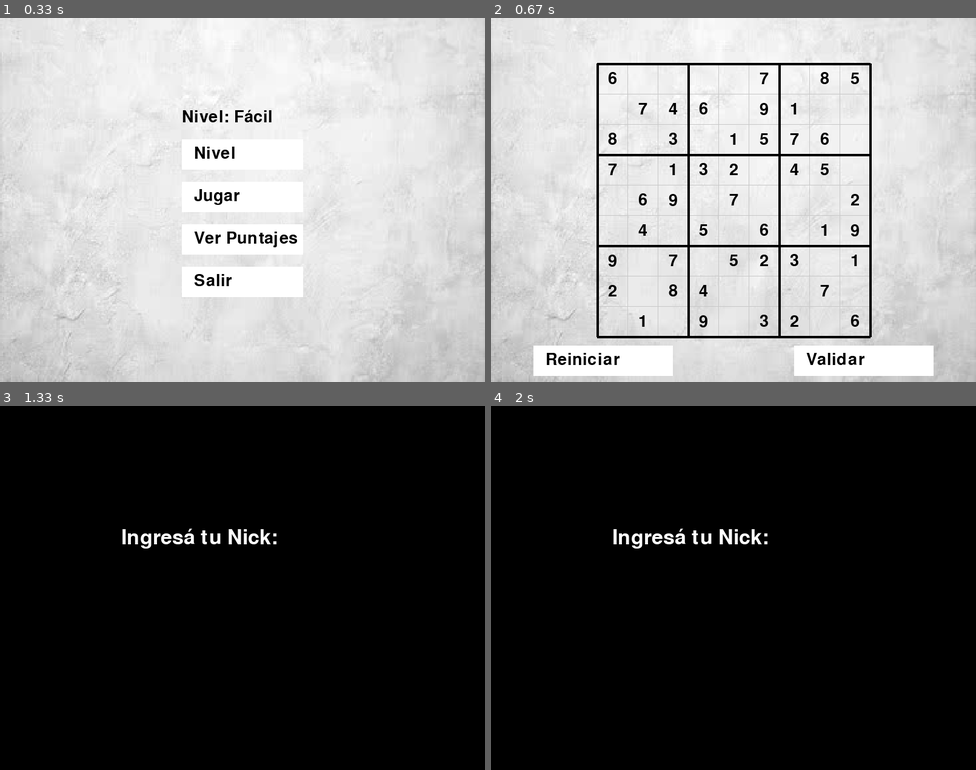
Above: before the commit, frames 1-4 (two rows, left to right).
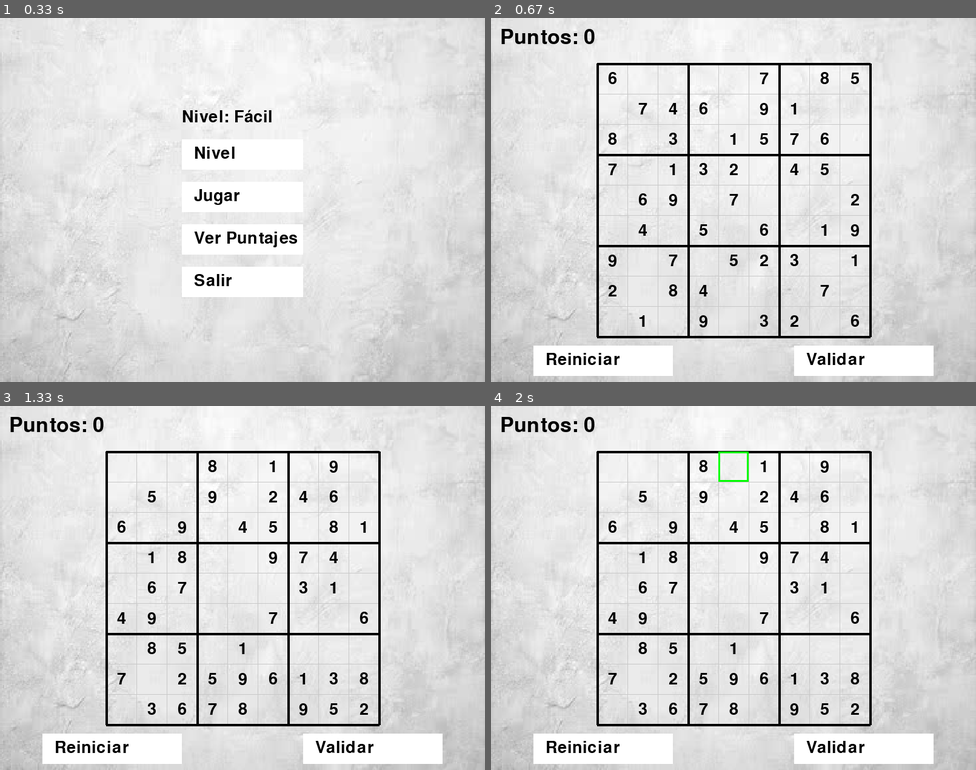
Above: after the commit, the same moments.

Repository: belugomezr/parcial-sudoku
Game: pygame game, started from main.py
Two runs of this game, one before a commit and one after it. Both use one fixed random seed, a clock stepped at 60 frames per second and the inputs below.
Inputs (mouse positions are in pixels of both pictures, inside the frame that each line leads up to):
- Up to frame 1 (0.33 s): no input
- Up to frame 2 (0.67 s): click (733, 200) at 0.38 s
- Up to frame 3 (1.33 s): click "Reiniciar" at 0.72 s; click "Validar" at 1.05 s
- Up to frame 4 (2 s): click (791, 620) at 1.38 s; click (743, 464) at 1.72 s

Frame 1 is identical in both runs. In frame 2, 0.4% of the frame differs, in the area x 2-22%, y 3-8%; in frame 3, 95%; in frame 4, 95%, in the area x 0-100%, y 0-100%.

Commit message:
actualizacion

Diff:
--- a/main.py
+++ b/main.py
@@ -1,6 +1,7 @@
 import pygame
 from matriz import *
 from inicio import mostrar_inicio
+
 
 pygame.init()
 
@@ -68,6 +69,18 @@
 # --- Crear tablero ---
 tablero_inicial = generar_tablero_facil_por_region(numeros_por_region)
 matriz = [fila.copy() for fila in tablero_inicial]
+errores_celdas = [[False]*9 for _ in range(9)]
+regiones_completadas = [[False]*3 for _ in range(3)]
+botones = {
+    "Validar": pygame.Rect(500, 540, 230, 50),
+    "Reiniciar": pygame.Rect(70, 540, 230, 50)
+}
+
+def generar_tablero_facil_por_region(pistas_por_region):
+    completo = generar_tablero_completo()
+    sudoku = crear_sudoku_con_pistas(completo, pistas_por_region)
+    return sudoku
+
 
 celda_incorrecta = False
 celda_seleccionada = None
@@ -99,6 +112,11 @@
                          (inicio_x + i * tamaño_celdas, inicio_y + tamaño_celdas*9), 4)
 
 
+def dibujar_puntaje(pantalla, puntaje):
+    fuente = pygame.font.Font(None, 50)
+    texto = fuente.render(f"Puntos: {puntaje}", True, (0, 0, 0))
+    pantalla.blit(texto, (15, 15))  # posición (x, y)
+
 def dibujar_numeros(pantalla, matriz):
     fuente = pygame.font.Font(None, 40)
     tamaño_celdas = 50
@@ -109,17 +127,29 @@
         for col in range(9):
             numero = matriz[fila][col]
             if numero != 0:
-                color = (0,0,0) if tablero_inicial[fila][col] != 0 else (0,0,255)
+                if errores_celdas[fila][col]:
+                    color = (255, 0, 0)       # rojo → número mal ingresado
+                elif tablero_inicial[fila][col] != 0:
+                    color = (0, 0, 0)         # negro → número fijo
+                else:
+                    color = (0, 0, 255)       # azul → número ingresado por el usuario
                 texto = fuente.render(str(numero), True, color)
                 x = inicio_x + col * tamaño_celdas + tamaño_celdas//2 - texto.get_width()//2
                 y = inicio_y + fila * tamaño_celdas + tamaño_celdas//2 - texto.get_height()//2
                 pantalla.blit(texto, (x, y))
 
 
-def dibujar_seleccion(pantalla, celda, celda_incorrecta=False):
+def dibujar_seleccion(pantalla, celda):
     if celda:
         fila, col = celda
-        color = (255,0,0) if celda_incorrecta else (0,255,0)
+        # Si la celda tiene error después de VALIDAR → rojo
+        if errores_celdas[fila][col]:
+            color = (255, 0, 0)
+        else:
+            color = (0, 255, 0)
+
+
+        #color = (255,0,0) if celda_incorrecta else (0,255,0)
         pygame.draw.rect(pantalla, color, (175 + col*50, 75 + fila*50, 50, 50), 3)
 
 
@@ -143,13 +173,31 @@
 
 # --- Validación del tablero completo ------------------------
 
+#def validar_tablero_completo(matriz):
+    #errores = 0
+    #for fila in range(9):
+        #for col in range(9):
+            #num = matriz[fila][col]
+            #if num != 0 and not validar_numero(matriz, fila, col, num):
+                #errores += 1
+    #return errores
+
 def validar_tablero_completo(matriz):
+    global errores_celdas
     errores = 0
+
     for fila in range(9):
         for col in range(9):
-            num = matriz[fila][col]
-            if num != 0 and not validar_numero(matriz, fila, col, num):
-                errores += 1
+            # Solo validamos números que NO son del tablero original
+            if tablero_inicial[fila][col] == 0:
+                num = matriz[fila][col]
+
+                if num != 0 and not validar_numero(matriz, fila, col, num):
+                    errores_celdas[fila][col] = True
+                    errores += 1
+                else:
+                    errores_celdas[fila][col] = False
+
     return errores
 
 # ------------------- LOOP PRINCIPAL -------------------------
@@ -162,50 +210,58 @@
 
         elif evento.type == pygame.MOUSEBUTTONDOWN:
             mouseX, mouseY = evento.pos
-
             # Selección de celda
             if 175 <= mouseX <= 625 and 75 <= mouseY <= 525:
                 fila = (mouseY - 75) // 50
                 columna = (mouseX - 175) // 50
                 celda_seleccionada = (fila, columna)
                 celda_incorrecta = False
-
             # Botones
             botones = {
                 "Validar": pygame.Rect(500, 540, 230, 50),
                 "Reiniciar": pygame.Rect(70, 540, 230, 50)
             }
-
             # --- VALIDAR TABLERO ---
+            #if botones["Validar"].collidepoint(mouseX, mouseY):
+                #errores = validar_tablero_completo(matriz)
+                #puntaje -= errores
+                #print("Errores:", errores, "Puntaje:", puntaje)
+            # (NO BORRO NADA — SOLO MUEVO ABAJO LO QUE TENÍAS)
             if botones["Validar"].collidepoint(mouseX, mouseY):
                 errores = validar_tablero_completo(matriz)
                 puntaje -= errores
                 print("Errores:", errores, "Puntaje:", puntaje)
-
-                # PEDIR NICK
+                # Si hay errores, se muestran pero NO se sale del tablero
+                if errores > 0:
+                    continue
+                # Verificar si el sudoku está completo (sin ceros)
+                sudoku_completo = True
+                for f in range(9):
+                    for c in range(9):
+                        if matriz[f][c] == 0:
+                            sudoku_completo = False
+                # Si no está completo → no pasar al ingreso de nick
+                if not sudoku_completo:
+                    continue
+                # Si NO hay errores y el tablero está completo:
                 nick = pedir_nick(dimension_pantalla)
                 guardar_puntaje(nick, puntaje)
-
-                # VOLVER AL INICIO
+                # Volver al inicio
                 accion, nivel = mostrar_inicio()
-
                 if accion == "Salir":
                     pygame.quit()
                     quit()
-
-                # Ajustar dificultad al volver
+                # Reajustar dificultad
                 if nivel == "Fácil":
                     numeros_por_region = 5
                 elif nivel == "Medio":
                     numeros_por_region = 3
                 else:
                     numeros_por_region = 2
-
                 tablero_inicial = generar_tablero_facil_por_region(numeros_por_region)
                 matriz = [fila.copy() for fila in tablero_inicial]
                 puntaje = 0
                 celda_seleccionada = None
-
             # --- REINICIAR TABLERO ---
             if botones["Reiniciar"].collidepoint(mouseX, mouseY):
                 tablero_inicial = generar_tablero_facil_por_region(numeros_por_region)
@@ -219,19 +275,38 @@
                 if evento.key in (pygame.K_BACKSPACE, pygame.K_DELETE):
                     matriz[fila][col] = 0
                     celda_incorrecta = False
+                #elif evento.unicode in "123456789":
+                    #numero = int(evento.unicode)
+                    #matriz[fila][col] = numero
+                    #if validar_numero(matriz, fila, col, numero):
+                        #celda_incorrecta = False
+                        #puntaje = actualizar_puntaje(puntaje, matriz, fila, col, numero, celda_incorrecta)
+                    #else:
+                        #celda_incorrecta = True
                 elif evento.unicode in "123456789":
                     numero = int(evento.unicode)
                     matriz[fila][col] = numero
+                    errores_celdas[fila][col] = False
+                    # Validación inmediata
                     if validar_numero(matriz, fila, col, numero):
                         celda_incorrecta = False
                         puntaje = actualizar_puntaje(puntaje, matriz, fila, col, numero, celda_incorrecta)
+
+                        # SUMAR 9 PUNTOS SI LA REGIÓN SE COMPLETA
+                        puntaje = actualizar_puntaje_regiones(matriz, regiones_completadas, puntaje)
+
                     else:
                         celda_incorrecta = True
+                        #matriz[fila][col] = numero
+                        puntaje = actualizar_puntaje(puntaje, matriz, fila, col, numero, celda_incorrecta)
+
+
 
     dimension_pantalla.blit(fondo, (0,0))
     dibujar_tablero(dimension_pantalla, matriz)
     dibujar_numeros(dimension_pantalla, matriz)
-    dibujar_seleccion(dimension_pantalla, celda_seleccionada, celda_incorrecta)
+    dibujar_seleccion(dimension_pantalla, celda_seleccionada)
     dibujar_botones(dimension_pantalla)
+    dibujar_puntaje(dimension_pantalla, puntaje)
 
     pygame.display.update()
--- a/matriz.py
+++ b/matriz.py
@@ -37,6 +37,8 @@
     return retorno
 
 def validar_numero(matriz, fila, columna, numero):
+    if numero == 0:
+        return True   # una celda vacía NO es un error
     valor_anterior = matriz[fila][columna]
     matriz[fila][columna] = 0
 
@@ -115,8 +117,7 @@
 
 def actualizar_puntaje(puntaje, matriz, fila, columna, numero, celda_incorrecta):
     if validar_numero(matriz, fila, columna, numero):
-        if region_completa(matriz, fila, columna):
-            puntaje += 9
+        puntaje += 1
         if tablero_completo(matriz):
             puntaje += 81
     else:
@@ -257,20 +258,77 @@
 #     return matriz
 
 
-# def crear_sudoku_con_pistas(tablero_completo, pistas_por_region=5):
-#     sudoku = [fila[:] for fila in tablero_completo]  # copiar matriz
-
-#     for reg_f in range(3):
-#         for reg_c in range(3):
-#             # generar posiciones dentro de la región 3x3
-#             posiciones = [(reg_f*3 + i, reg_c*3 + j) for i in range(3) for j in range(3)]
-#             random.shuffle(posiciones)
-
-#             # dejar solo 5 números, vaciar el resto
-#             for f, c in posiciones[pistas_por_region:]:
-#                 sudoku[f][c] = 0
-
-#     return sudoku
-
-# def casilla_editable(tablero_inicial, fila, columna):
-#     return tablero_inicial[fila][columna] == 0
+def crear_sudoku_con_pistas(tablero_completo, pistas_por_region=5):
+    sudoku = [fila[:] for fila in tablero_completo]
+
+    # posiciones del tablero mezcladas
+    posiciones = [(fila, col) for fila in range(9) for col in range(9)]
+    random.shuffle(posiciones)
+
+    for fila, col in posiciones:
+        if sudoku[fila][col] == 0:
+            continue
+
+        valor_original = sudoku[fila][col]
+        sudoku[fila][col] = 0
+
+        copia = [fila[:] for fila in sudoku]
+        soluciones = resolver_sudoku_conteo(copia)
+
+        # si el sudoku ahora no tiene solución única → revertimos
+        if soluciones != 1:
+            sudoku[fila][col] = valor_original
+
+        # limitar cantidad mínima de pistas
+        pistas_totales = sum(1 for v in sum(sudoku, []) if v != 0)
+        if pistas_totales <= pistas_por_region * 9:
+            break
+
+    return sudoku
+
+
+def resolver_sudoku_conteo(matriz, limite=2):
+    """
+    Cuenta cuántas soluciones tiene el sudoku.
+    Se detiene si encuentra más de 'limite'.
+    """
+    vacio = encontrar_vacio(matriz)
+    if not vacio:
+        return 1  # encontró una solución
+
+    fila, col = vacio
+    soluciones = 0
+
+    for num in range(1, 10):
+        if validar_numero(matriz, fila, col, num):
+            matriz[fila][col] = num
+            soluciones += resolver_sudoku_conteo(matriz, limite)
+
+            if soluciones >= limite:
+                break
+
+            matriz[fila][col] = 0
+
+    return soluciones
+
+
+
+def region_correcta(matriz, region_f, region_c):
+    numeros = []
+    for f in range(region_f*3, region_f*3+3):
+        for c in range(region_c*3, region_c*3+3):
+            num = matriz[f][c]
+            if num == 0:
+                return False   # incompleta
+            numeros.append(num)
+    return len(numeros) == 9 and len(set(numeros)) == 9  # sin repetidos
+
+
+def actualizar_puntaje_regiones(matriz, regiones_completadas, puntaje):
+    for rf in range(3):
+        for rc in range(3):
+            if not regiones_completadas[rf][rc]:  # aun no sumó
+                if region_correcta(matriz, rf, rc):
+                    puntaje += 9
+                    regiones_completadas[rf][rc] = True
+    return puntaje
